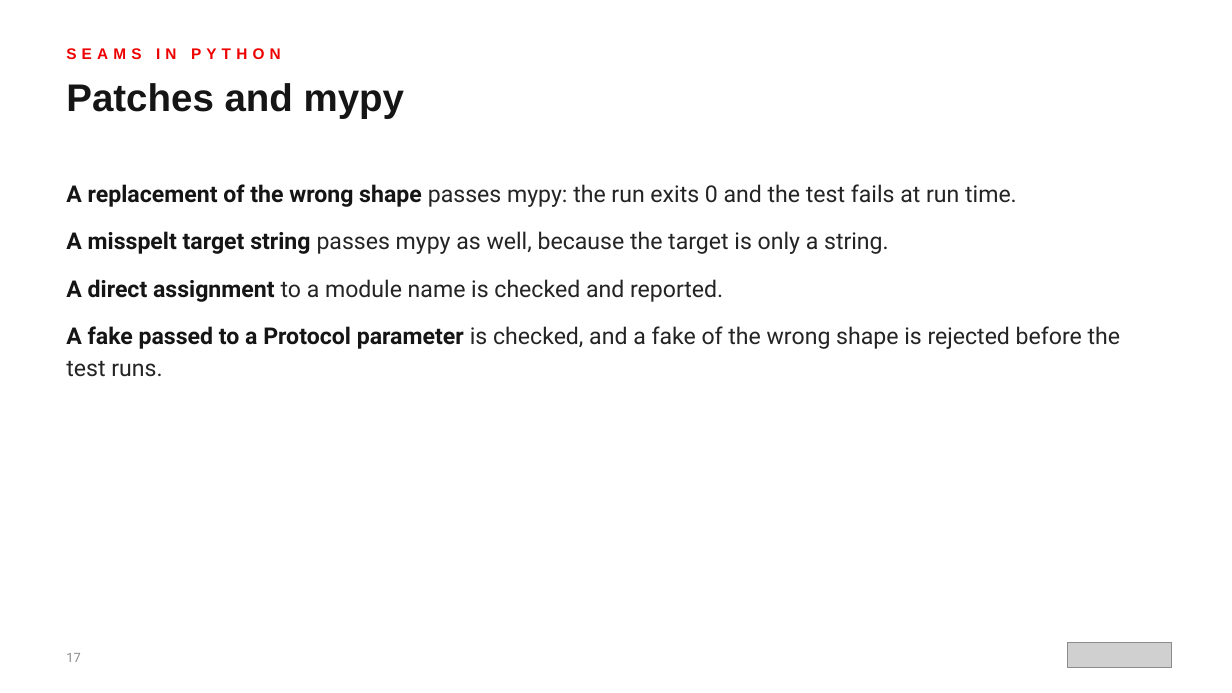
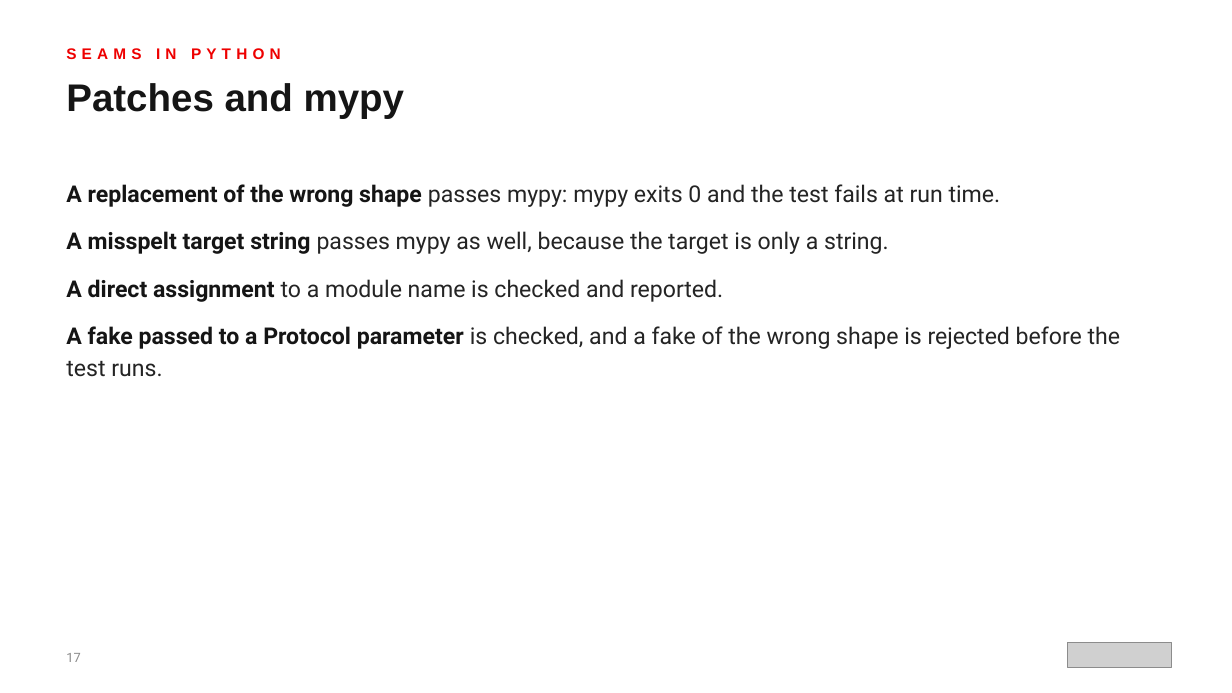
Before and after one commit to patterncatalyst/design-patterns-with-python, a slide deck: slide 17 of presentation/design-patterns-with-python-301-testing-legacy-and-ai.pptx. Drawn at 1232x693 pixels with LibreOffice and Linux fonts; fonts in the diff are those of the drawing; grey boxes stand for pictures. Boxes give left, top, right and bottom in pixels: in the first picture for what was removed or moved away, otherwise in the second. Text is boxed around its words. In the diff, an @@ line names an element or a change of style, - is before the commit and + after.

```diff
--- a/presentation/design-patterns-with-python-301-testing-legacy-and-ai.pptx
+++ b/presentation/design-patterns-with-python-301-testing-legacy-and-ai.pptx
@@ text at [66, 184, 1001, 207]: text changed @@
-● A replacement of the wrong shape passes mypy: the run exits 0 and the test fails at run time.
+● A replacement of the wrong shape passes mypy: mypy exits 0 and the test fails at run time.
```
Also in this commit, not shown: 7 other slides changed, 17 other files.
